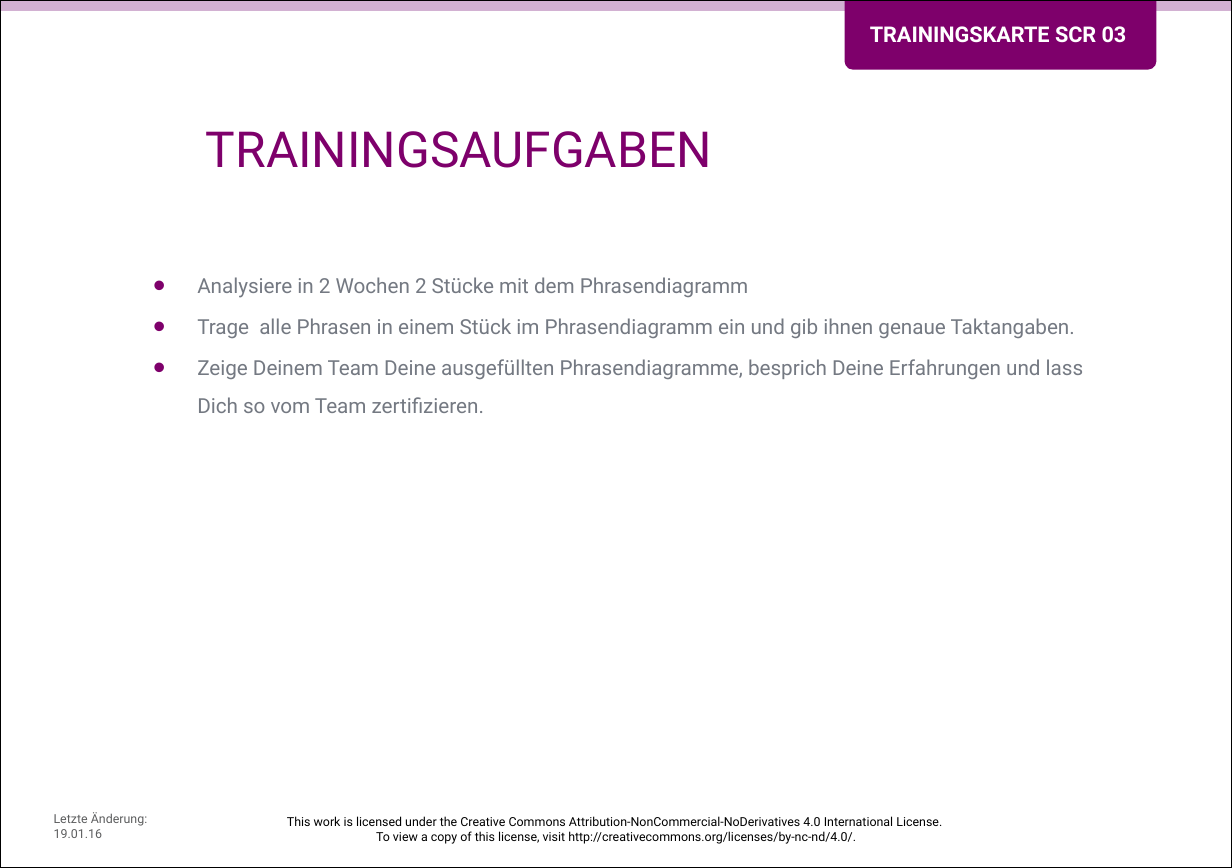
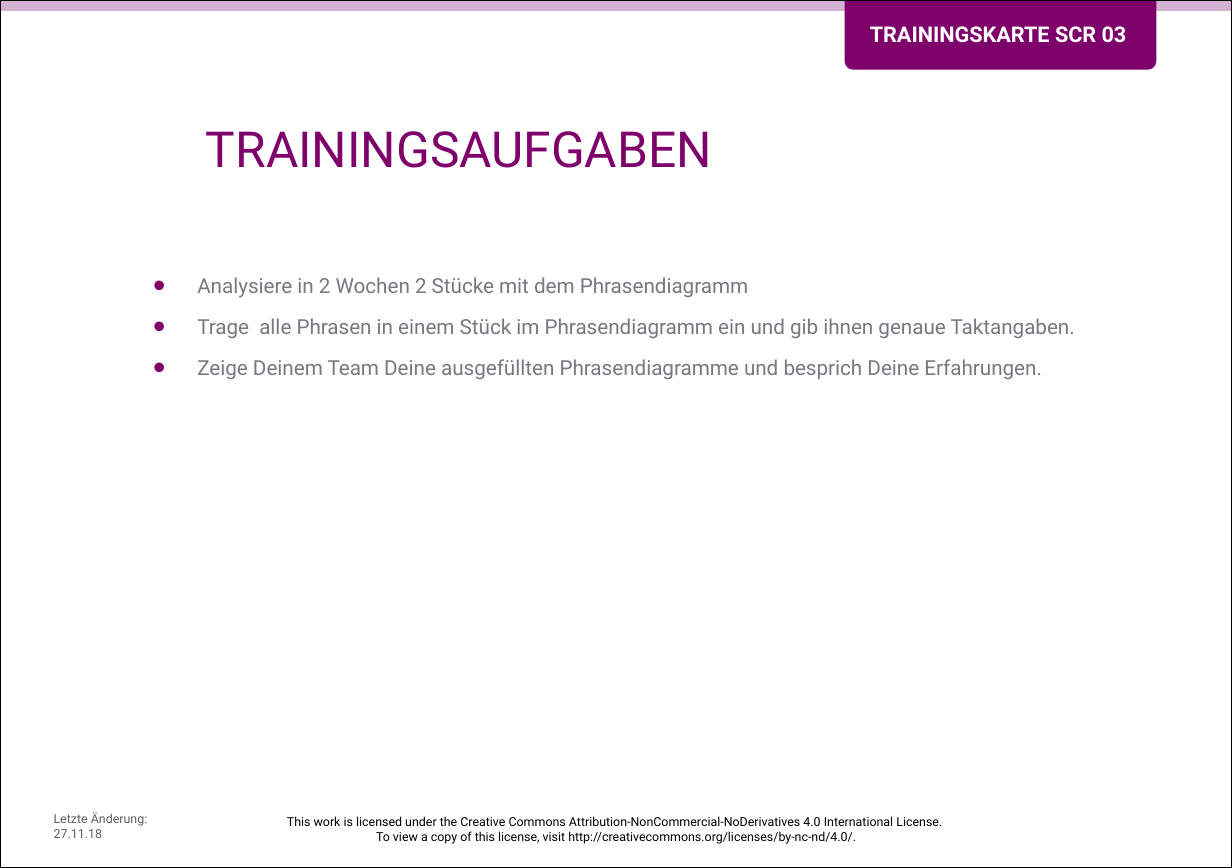
Before and after one commit to Teamtool/training-materials, a slide deck: slide 2 of training-cards/music moves/Scrum (SCR)/ger/apprentice/ger_SCR_03_stueck_fuer_stueck_ein_stueck_musik_MM_A.pptx. Drawn at 1232x868 pixels with LibreOffice and Linux fonts; fonts in the diff are those of the drawing; background and template pictures are left out. Boxes give left, top, right and bottom in pixels: in the first picture for what was removed or moved away, otherwise in the second. Text is boxed around its words. In the diff, an @@ line names an element or a change of style, - is before the commit and + after.

```diff
--- a/training-cards/music moves/Scrum (SCR)/ger/apprentice/ger_SCR_03_stueck_fuer_stueck_ein_stueck_musik_MM_A.pptx
+++ b/training-cards/music moves/Scrum (SCR)/ger/apprentice/ger_SCR_03_stueck_fuer_stueck_ein_stueck_musik_MM_A.pptx
@@ text at (x1=197, y1=359, x2=1042, y2=379): text changed @@
-• Zeige Deinem Team Deine ausgefüllten Phrasendiagramme, besprich Deine Erfahrungen und lass Dich so vom Team zertifizieren.
+• Zeige Deinem Team Deine ausgefüllten Phrasendiagramme und besprich Deine Erfahrungen.
@@ text at (x1=54, y1=812, x2=147, y2=838): text changed @@
-Letzte Änderung: 19.01.16
+Letzte Änderung: 27.11.18
```
Also in this commit, not shown: 1 other slide changed, 1 other file.
